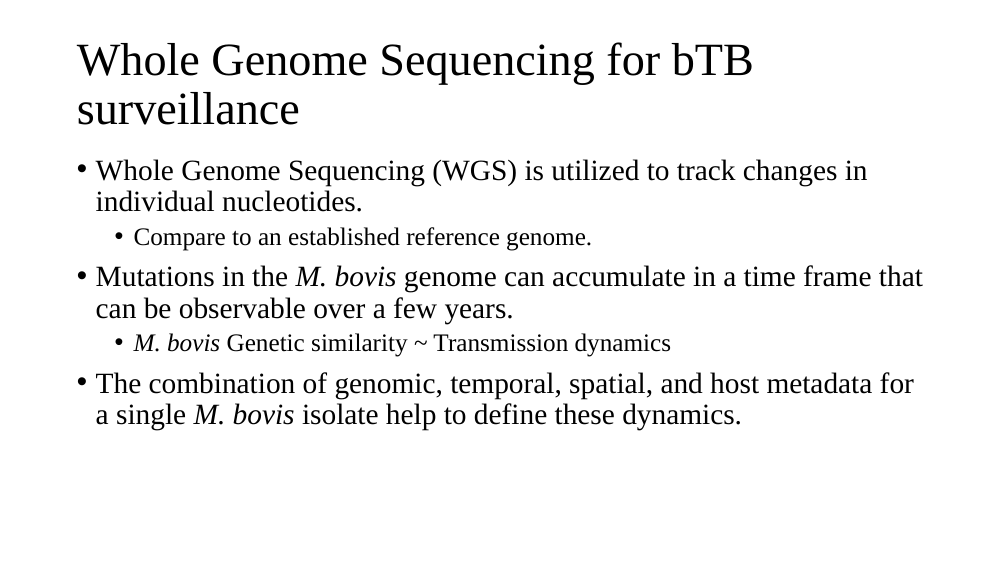
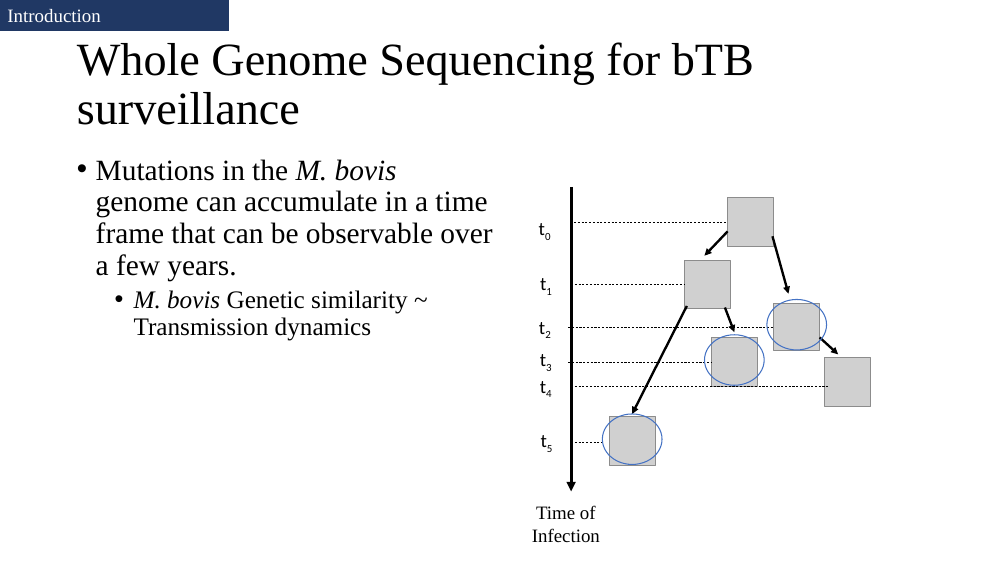
Before and after one commit to salvadorlab/Bovis-PangenomeOfReservoirs, a slide deck: slide 6 of Resources/2021_committeemeeting.pptx (slide 5 before the commit). Drawn at 1008x567 pixels with LibreOffice and Linux fonts; fonts in the diff are those of the drawing; grey boxes stand for pictures. Boxes give left, top, right and bottom in pixels: in the first picture for what was removed or moved away, otherwise in the second. Text is boxed around its words. In the diff, an @@ line names an element or a change of style, - is before the commit and + after.

```diff
--- a/Resources/2021_committeemeeting.pptx
+++ b/Resources/2021_committeemeeting.pptx
@@ rectangle added at (0,0,229,30), fill #203864, outline #203864 1 pt, 18 pt, text #FFFFFF @@
+Introduction
@@ text at (96,159,868,251): paragraphs removed @@
-• Whole Genome Sequencing (WGS) is utilized to track changes in individual nucleotides.
-  • Compare to an established reference genome.
@@ arrow added from (571, 187) to (571, 492), #000000 3 pt @@
@@ picture added at (727,198,774,247) @@
@@ text added at (532,213,565,243), 18 pt, text #000000 @@
+t0
@@ line added from (574, 222) to (727, 222), #000000 0.5 pt dashed @@
@@ arrow added from (727, 231) to (705, 256), #000000 2.25 pt @@
@@ arrow added from (773, 237) to (789, 293), #000000 2.25 pt @@
@@ text added at (533,268,566,299), 18 pt, text #000000 @@
+t1
@@ picture added at (684,260,730,309) @@
@@ line added from (571, 284) to (684, 284), #000000 0.5 pt dashed @@
@@ ellipse added at (767,299,827,350), outline #4472C4 1 pt @@
@@ text added at (532,312,565,342), 18 pt, text #000000 @@
+t2
@@ line added from (569, 327) to (774, 327), #000000 0.5 pt dashed @@
@@ arrow added from (687, 306) to (632, 414), #000000 2.25 pt @@
@@ arrow added from (725, 308) to (734, 332), #000000 2.25 pt @@
@@ picture added at (774,304,820,350) @@
@@ text added at (532,345,566,375), 18 pt, text #000000 @@
+t3
@@ ellipse added at (705,335,765,386), outline #4472C4 1 pt @@
@@ picture added at (712,337,758,386) @@
@@ arrow added from (820, 337) to (839, 355), #000000 2.25 pt @@
@@ picture added at (825,358,871,406) @@
@@ text at (96,372,914,431): paragraph removed @@
-• The combination of genomic, temporal, spatial, and host metadata for a single M. bovis isolate help to define these dynamics.
@@ text added at (532,371,566,401), 18 pt, text #000000 @@
+t4
@@ line added from (569, 362) to (712, 362), #000000 0.5 pt dashed @@
@@ line added from (571, 386) to (830, 386), #000000 0.5 pt dashed @@
@@ ellipse added at (603,414,662,465), outline #4472C4 1 pt @@
@@ picture added at (609,417,656,465) @@
@@ text added at (533,425,566,455), 18 pt, text #000000 @@
+t5
@@ line added from (571, 442) to (603, 442), #000000 0.5 pt dashed @@
@@ text added at (532,505,600,543), 18 pt, text #000000 @@
+Time of Infection
```
Also in this commit, not shown: 12 other slides changed, 8 slides added, 5 slides removed, 2 other files.
